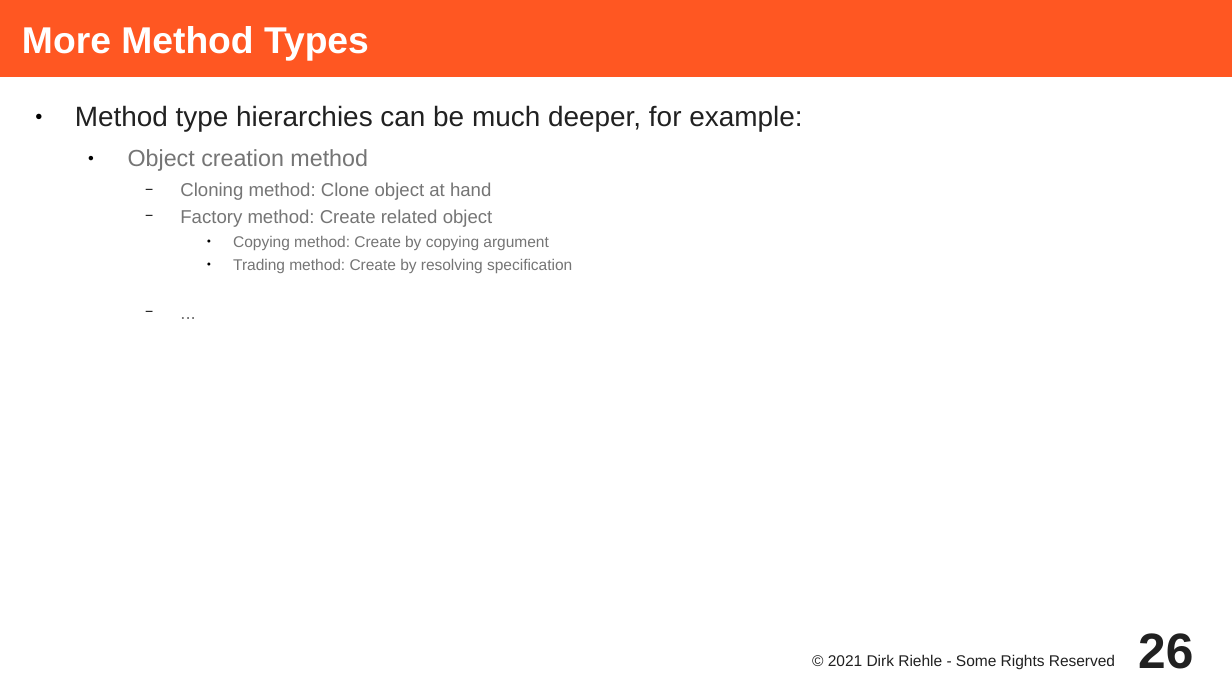
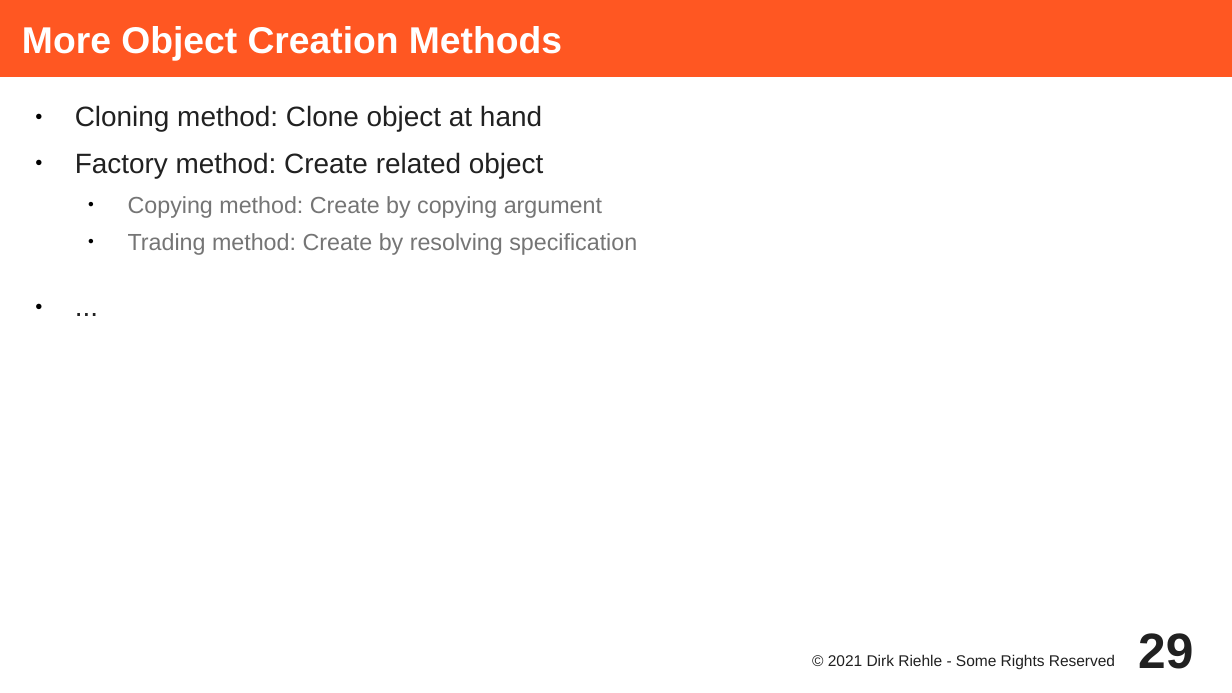
Before and after one commit to dirkriehle/adap-course, a slide deck: slide 29 of Lecture Slides/ADAP C01 - Method Types and Properties.odp (slide 26 before the commit). Drawn at 1232x693 pixels with LibreOffice and Linux fonts; fonts in the diff are those of the drawing. Boxes give left, top, right and bottom in pixels: in the first picture for what was removed or moved away, otherwise in the second. Text is boxed around its words. In the diff, an @@ line names an element or a change of style, - is before the commit and + after.

```diff
--- a/Lecture Slides/ADAP C01 - Method Types and Properties.odp
+++ b/Lecture Slides/ADAP C01 - Method Types and Properties.odp
@@ title at (22, 26, 562, 61): text changed @@
-More Method Types
+More Object Creation Methods
@@ text "Cloning method: Clone object at ..." at (75, 105, 637, 255): size 12 to 18 pt, text colour #757575 to #212121 in "Cloning method: Clone object at hand", "Factory method: Create related object", "..."; size 10 to 15 pt in "Copying method: Create by copying argument", "Trading method: Create by resolving specification"; bullet − to ●; list level 3 to 1 in "Cloning method: Clone object at ..."; list level 3 to 1 in "Factory method: Create related object"; list level 4 to 2 in "Copying method: Create by copying ..."; list level 4 to 2 in "Trading method: Create by resolving ..."; list level 3 to 1 in "..." @@
@@ text at (75, 105, 802, 171): paragraphs removed @@
-● Method type hierarchies can be much deeper, for example:
-  ● Object creation method
@@ page number at (1138, 633, 1193, 669): text changed @@
-26
+29
```
Also in this commit, not shown: 2 other slides changed, 10 slides added, 2 slides removed, 5 other files.
